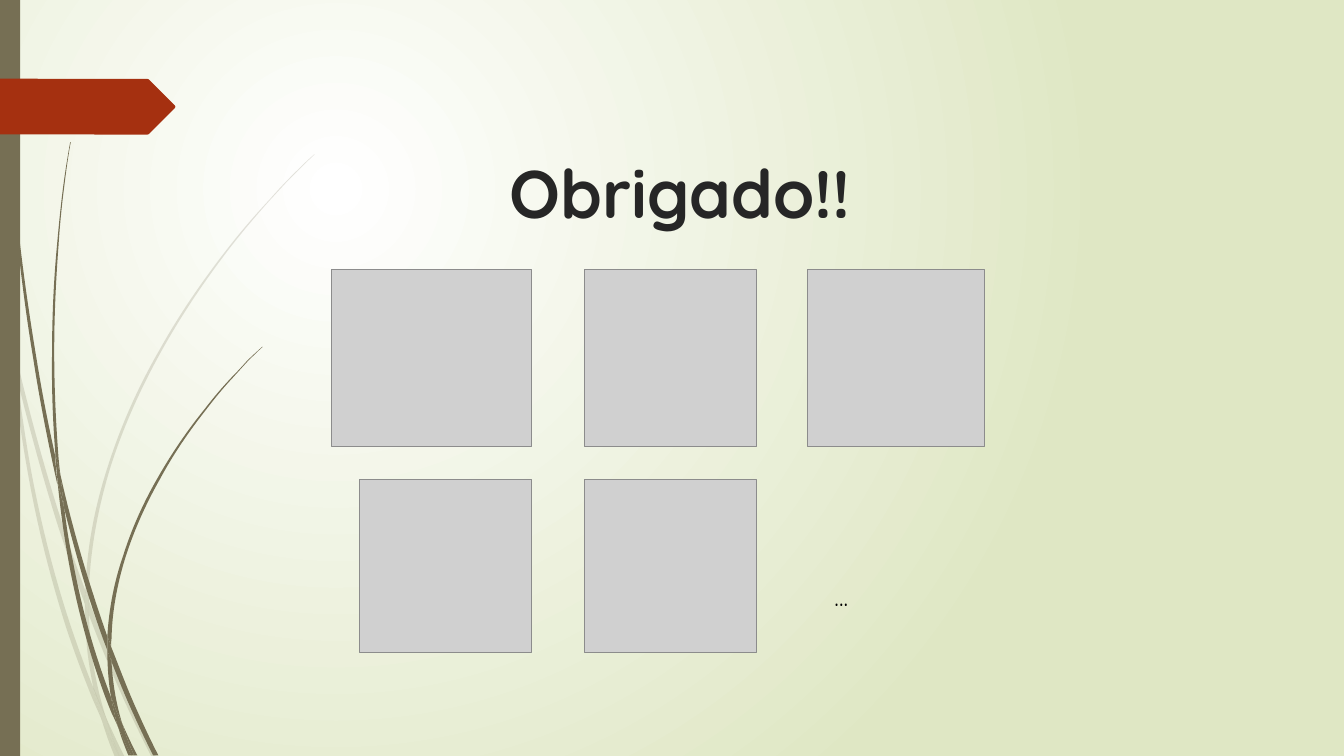
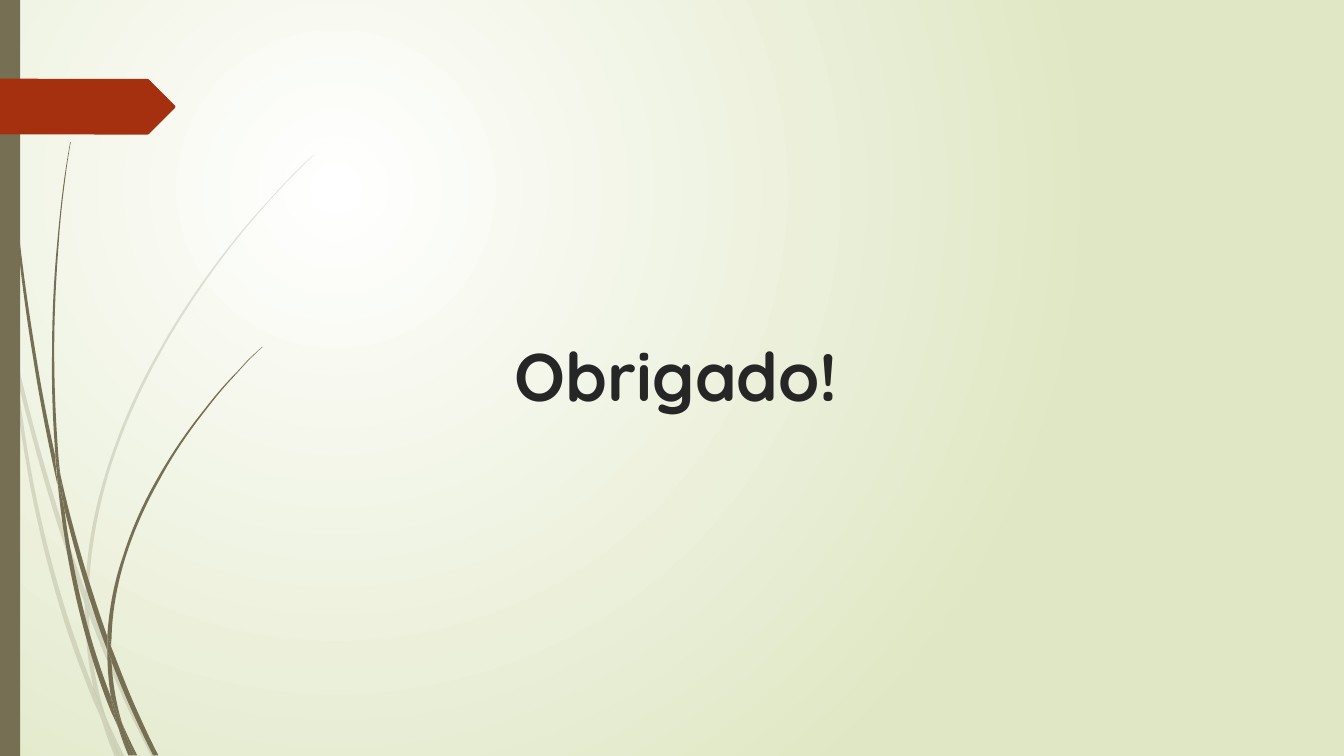
Before and after one commit to martins9/EDL, a slide deck: slide 9 of Tarefa-02/Apresentacao_EDL.pptx. Drawn at 1344x756 pixels with LibreOffice and Linux fonts; fonts in the diff are those of the drawing; grey boxes stand for pictures. Boxes give left, top, right and bottom in pixels: in the first picture for what was removed or moved away, otherwise in the second. Text is boxed around its words. In the diff, an @@ line names an element or a change of style, - is before the commit and + after.

```diff
--- a/Tarefa-02/Apresentacao_EDL.pptx
+++ b/Tarefa-02/Apresentacao_EDL.pptx
@@ picture removed at (332, 269, 532, 447) @@
@@ picture removed at (585, 269, 757, 447) @@
@@ picture removed at (808, 269, 985, 447) @@
@@ title at (515, 351, 838, 415): text changed @@
-Obrigado!!
+Obrigado!
@@ picture removed at (359, 479, 531, 652) @@
@@ picture removed at (585, 479, 757, 652) @@
@@ text removed at (825, 577, 1002, 617) @@
-...
```
Also in this commit, not shown: 1 other slide changed, 1 other file.
